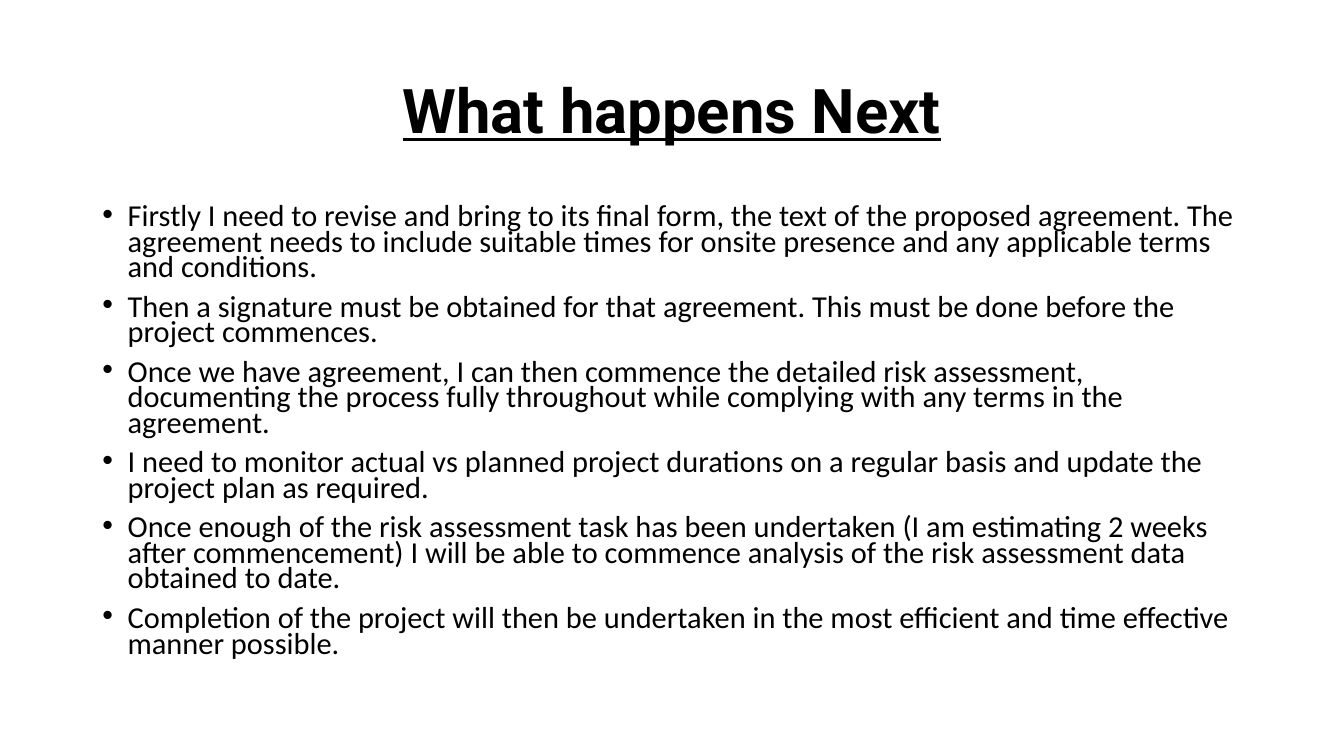
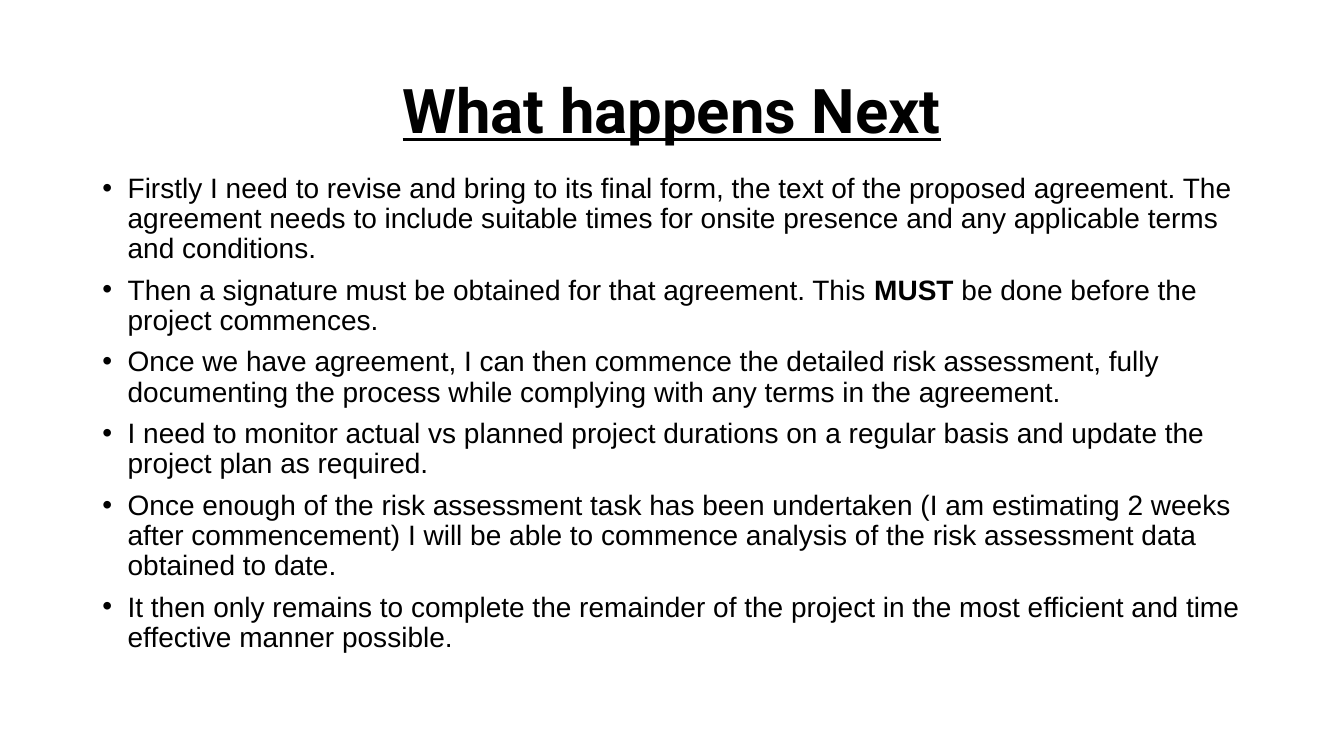
Before and after one commit to Csappleb-ECU/Cyber-Project---1, a slide deck: slide 3 of Presentation Assessment 3.pptx. Drawn at 1344x756 pixels with LibreOffice and Linux fonts; fonts in the diff are those of the drawing. Boxes give left, top, right and bottom in pixels: in the first picture for what was removed or moved away, otherwise in the second. Text is boxed around its words. In the diff, an @@ line names an element or a change of style, - is before the commit and + after.

Commit message:
Further revisions to Assessment 3 Presentation

```diff
--- a/Presentation Assessment 3.pptx
+++ b/Presentation Assessment 3.pptx
@@ text "Firstly I need to revise ...": place and size @@
-text "Firstly I need to revise ..." at box(128, 205, 1233, 659)
+text "Firstly I need to revise ..." at box(128, 177, 1239, 652)
@@ text at box(128, 177, 1231, 576): size 21.7 to 20 pt, font Calibri to Arial in "Firstly I need to revise and bring ...", "I need to monitor actual vs planned ...", "Once enough of the risk assessment task ..."; line spacing 0.7 to 0.9; less space between paragraphs @@
@@ text at box(128, 279, 1197, 407): text changed; size 21.7 to 20 pt; font Calibri to Arial @@
-• Then a signature must be obtained for that agreement. This must be done before the project commences.
-• Once we have agreement, I can then commence the detailed risk assessment, documenting the process fully throughout while complying with any terms in the agreement.
+• Then a signature must be obtained for that agreement. This MUST be done before the project commences.
+• Once we have agreement, I can then commence the detailed risk assessment, fully documenting the process while complying with any terms in the agreement.
@@ text at box(128, 596, 1239, 652): text changed; size 21.7 to 20 pt; font Calibri to Arial @@
-• Completion of the project will then be undertaken in the most efficient and time effective manner possible.
+• It then only remains to complete the remainder of the project in the most efficient and time effective manner possible.
```
Also in this commit, not shown: 1 other slide changed.
